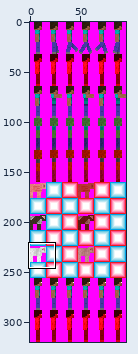
Sprite sheet, stored at gfx/mobs.png. Above: a wide view before the commit, with the close-up outlined.
Close-up. The starting point:
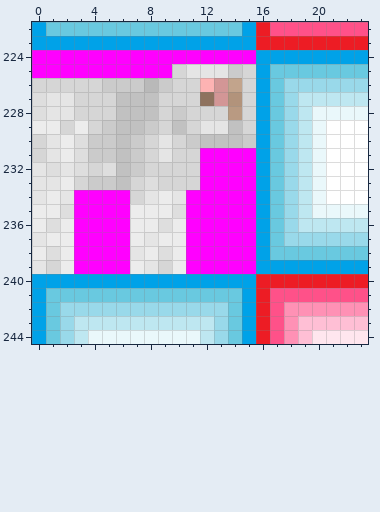
The file is 96x320 pixels. Colours within 5 levels of each other are drawn and written as one. Shown: x 0..23, y 222..244. The commit also changed other parts of the picture, which this record leaves out.
After the commit:
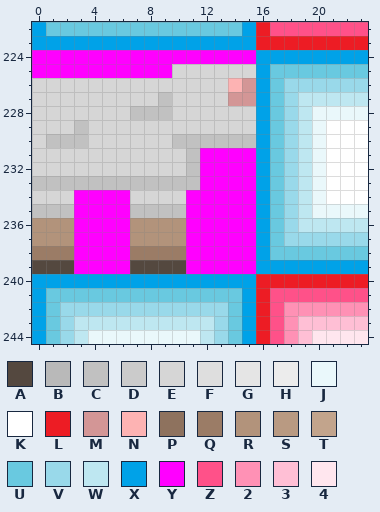
Palette (. is transparent): A #54483f  B #b9b9b9  C #c1c1c1  D #cbcbcb  E #d6d6d6  F #dedede  G #e5e5e5  H #ececec  J #eaf8fb  K #ffffff  L #ed1c24  M #d39696  N #fdb3b3  P #8e725e  Q #9b7c66  R #b2937b  S #b99a82  T #c2a48c  U #69c9e0  V #99d9ea  W #bee7f1  X #00a2e8  Y #ff00ff  Z #ff5189  2 #ff91b5  3 #ffbfd5  4 #ffe6ee
Change:
@@ x 0..23 @@
 224 YYYYYYYYYYYYYYYYXXXXXXXX
-225 YYYYYYYYYYEGGGDEXUUUUUUU
-226 EEEEEDDDBDEENMTEXUVVVVVV
-227 FGGEEECCCEEEPMREXUVWWWWW
-228 FGGEEECCCEDEEESEXUVWJJJJ
-229 HHEHEDCCDECEGGCEXUVWJKKK
-230 EGHFDDCDEGEDCCCDXUVWJKKK
-231 EGHFDDCDEGEEYYYYXUVWJKKK
-232 GFGFEFCDEEEEYYYYXUVWJKKK
-233 GGHEDDCEFEEEYYYYXUVWJKKK
-234 GHGYYYYEGHGYYYYYXUVWJKKK
-235 HHFYYYYHHHFYYYYYXUVWJJJJ
-236 HFHYYYYHHFHYYYYYXUVWWWWW
-237 GHHYYYYHGHHYYYYYXUVVVVVV
-238 HFHYYYYGHFHYYYYYXUUUUUUU
-239 GEHYYYYHGEHYYYYYXXXXXXXX
+225 YYYYYYYYYYEEEEEEXUUUUUUU
+226 EEEEEEEEEEEEEENMXUVVVVVV
+227 EEEEEEEEECEEEEMMXUVWWWWW
+228 EEEEEEECCCEEEEEEXUVWJJJJ
+229 EEECEEEEEEEEEEEEXUVWJKKK
+230 ECCCEEEEEECCCCCCXUVWJKKK
+231 EEEEEEEEEEECYYYYXUVWJKKK
+232 EEEEEEEEEEECYYYYXUVWJKKK
+233 CCCCCCCCCCCCYYYYXUVWJKKK
+234 EEEYYYYEEEEYYYYYXUVWJKKK
+235 CCCYYYYCCCCYYYYYXUVWJJJJ
+236 RRRYYYYRRRRYYYYYXUVWWWWW
+237 RRRYYYYRRRRYYYYYXUVVVVVV
+238 QQQYYYYQQQQYYYYYXUUUUUUU
+239 AAAYYYYAAAAYYYYYXXXXXXXX
 240 XXXXXXXXXXXXXXXXLLLLLLLL
